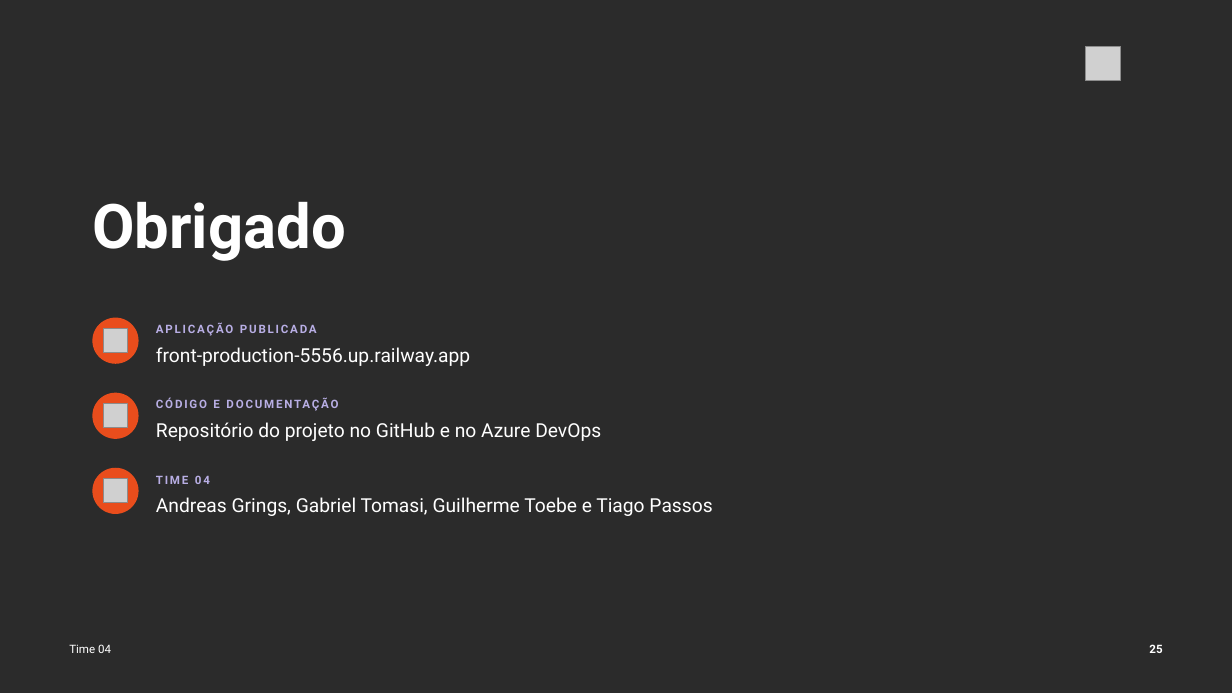
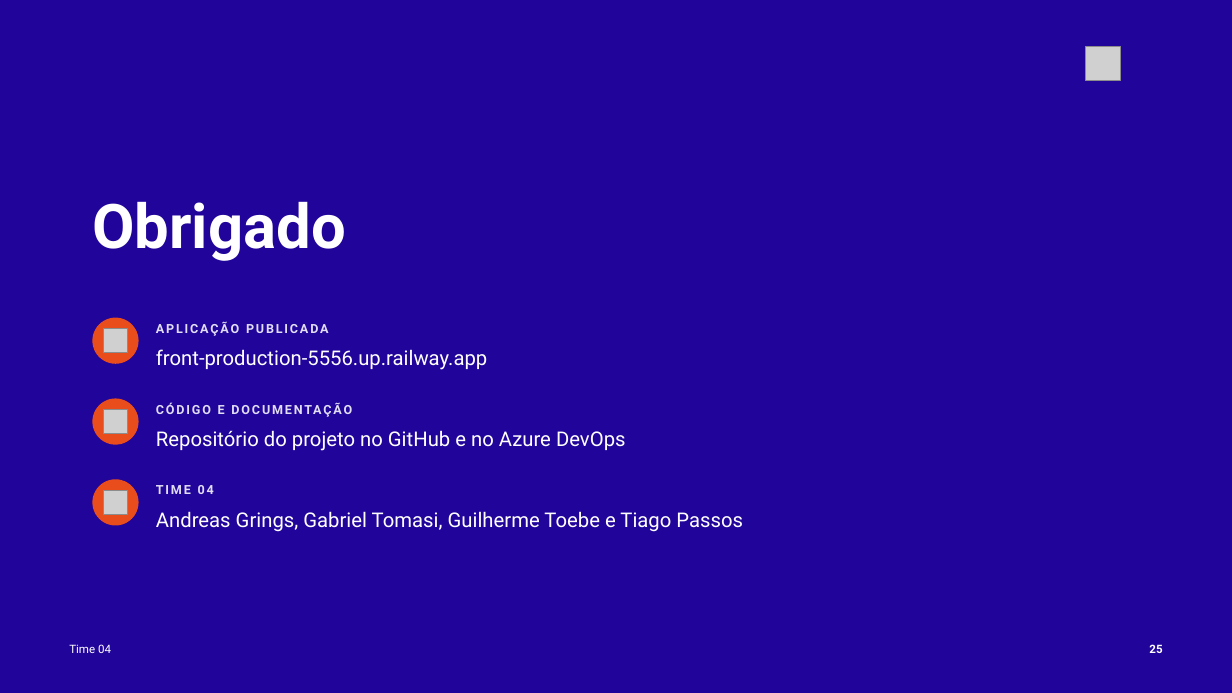
Before and after one commit to tcpassos/invite-app, a slide deck: slide 25 of trabalhos/T4-Pitch-Final.pptx. Drawn at 1232x693 pixels with LibreOffice and Linux fonts; fonts in the diff are those of the drawing; grey boxes stand for pictures; background and template pictures are left out; a plain dark background stands for a picture behind light text. Boxes give left, top, right and bottom in pixels: in the first picture for what was removed or moved away, otherwise in the second. Text is boxed around its words. In the diff, an @@ line names an element or a change of style, - is before the commit and + after.

```diff
--- a/trabalhos/T4-Pitch-Final.pptx
+++ b/trabalhos/T4-Pitch-Final.pptx
@@ background picture (left out) to #21049A @@
@@ 1 picture, 1 text, 1 ellipse: place and size @@
-1 picture, 1 text, 1 ellipse at bbox=[92, 393, 601, 441]
+1 picture, 1 text, 1 ellipse at bbox=[92, 398, 626, 451]
@@ 1 picture, 1 text, 1 ellipse: place and size @@
-1 picture, 1 text, 1 ellipse at bbox=[92, 468, 210, 514]
+1 picture, 1 text, 1 ellipse at bbox=[92, 480, 214, 526]
@@ size 9 to 9.8 pt, text colour #B8AEE4 to #E2DEF5 in 3 elements at bbox=[156, 321, 329, 336], bbox=[218, 405, 225, 414], bbox=[156, 485, 214, 494] @@
@@ size 15 to 15.8 pt in 3 elements at bbox=[156, 349, 487, 370], bbox=[156, 430, 626, 451], bbox=[156, 511, 743, 532] @@
@@ text "Andreas Grings, Gabriel Tomasi, Guilherme ...": place and size @@
-text "Andreas Grings, Gabriel Tomasi, Guilherme ..." at bbox=[156, 497, 712, 516]
+text "Andreas Grings, Gabriel Tomasi, Guilherme ..." at bbox=[156, 511, 743, 532]
```
Also in this commit, not shown: 12 other slides changed, 7 other files.
